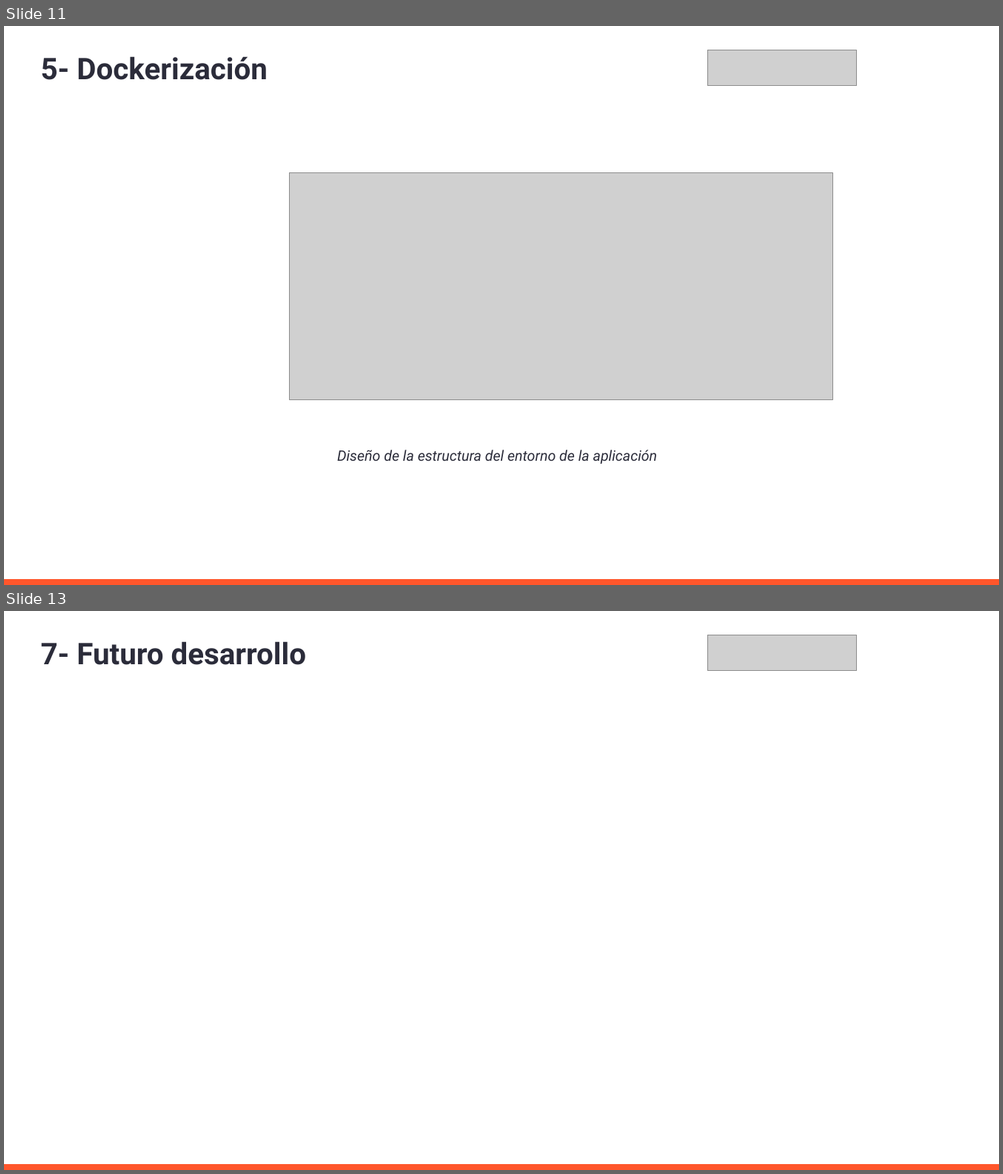
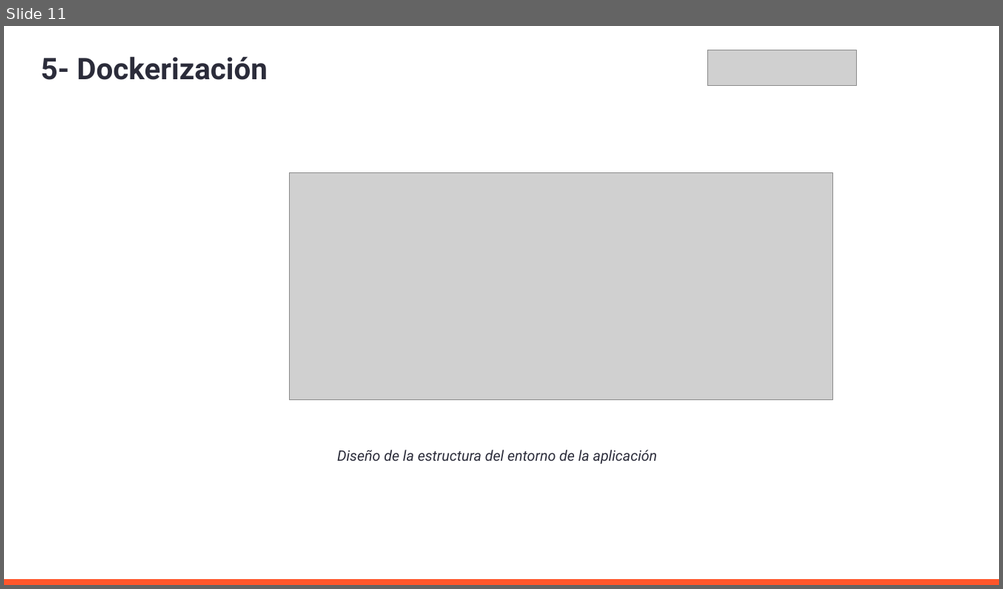
Before and after one commit to AleMedinaGarc/DotnetAPI-Practice, a slide deck: IniciacionDePracticasExternas.pptx. Shown one above the other, each under a label of ours: slides 11 and 13 before the commit, slide 11 after it; the slides between them are not shown. The pictures are 1003x1174 and 1003x589 pixels, drawn with LibreOffice and Linux fonts; fonts in the diff are those of the drawing; grey boxes stand for pictures; background and template pictures are left out. Boxes give left, top, right and bottom in pixels: in the first picture for what was removed or moved away, otherwise in the second. Text is boxed around its words. In the diff, an @@ line names an element or a change of style, - is before the commit and + after.

```diff
--- a/IniciacionDePracticasExternas.pptx
+++ b/IniciacionDePracticasExternas.pptx
@@ slide 13 removed at box(4, 611, 999, 1170), background #FFFFFF; not listed: 1 template element that a slide beside it also shows @@
@@ title removed at box(41, 641, 306, 665) @@
-7- Futuro desarrollo
@@ picture removed at box(708, 635, 856, 671) @@
```
Also in this commit, not shown: 2 slides changed, 2 slides added.
